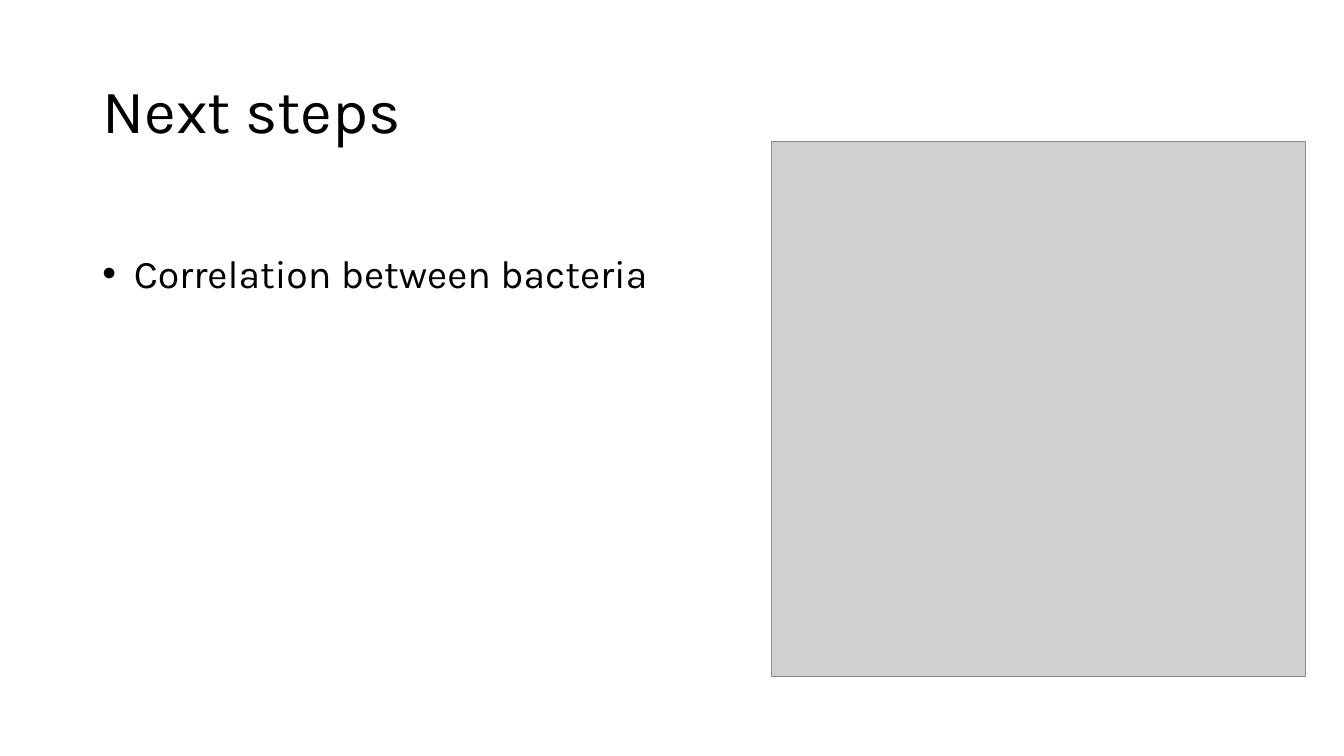
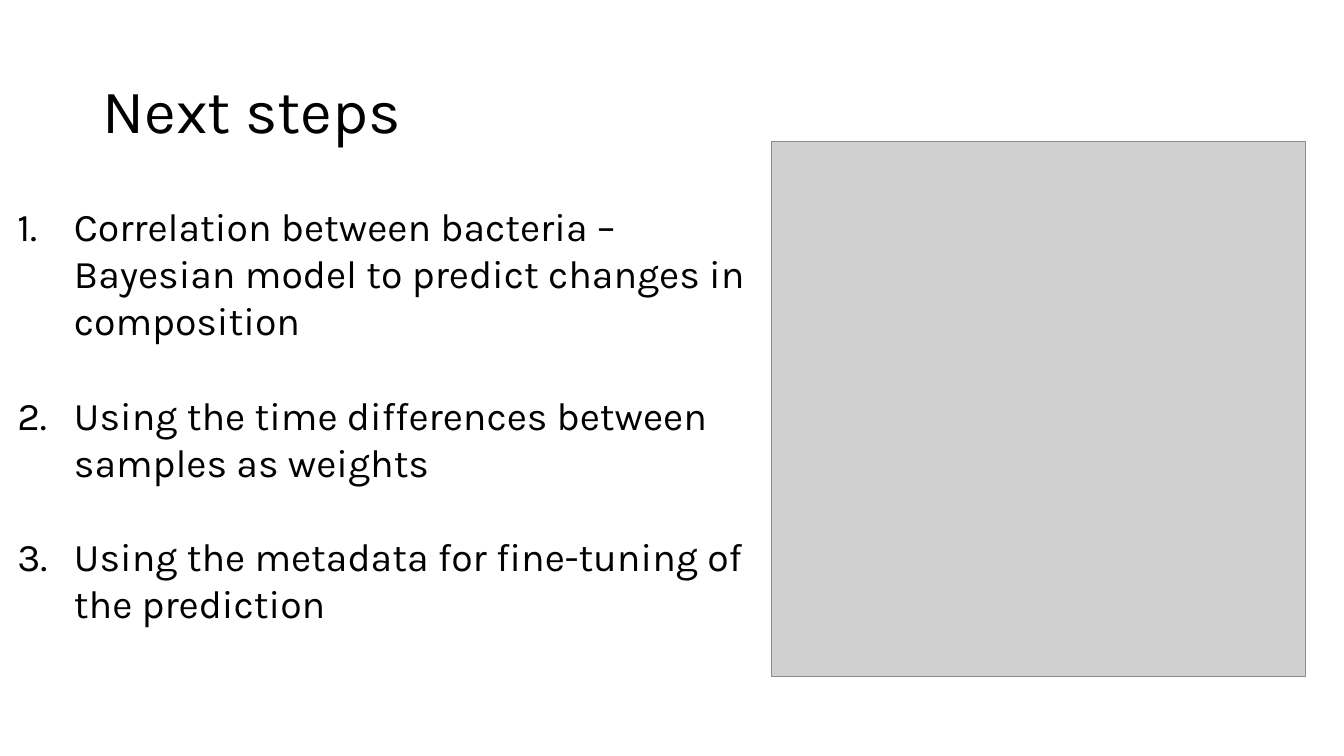
Before and after one commit to yuvaldotan/workshop_microbiome, a slide deck: slide 15 of Milestone1_240720.pptx. Drawn at 1344x756 pixels with LibreOffice and Linux fonts; fonts in the diff are those of the drawing; grey boxes stand for pictures. Boxes give left, top, right and bottom in pixels: in the first picture for what was removed or moved away, otherwise in the second. Text is boxed around its words. In the diff, an @@ line names an element or a change of style, - is before the commit and + after.

Commit message:
next steps?

```diff
--- a/Milestone1_240720.pptx
+++ b/Milestone1_240720.pptx
@@ text at (74,214,744,628): text changed @@
-• Correlation between bacteria
+1. Correlation between bacteria – Bayesian model to predict changes in composition
+2. Using the time differences between samples as weights
+3. Using the metadata for fine-tuning of the prediction
```
Also in this commit, not shown: 1 other slide changed.
